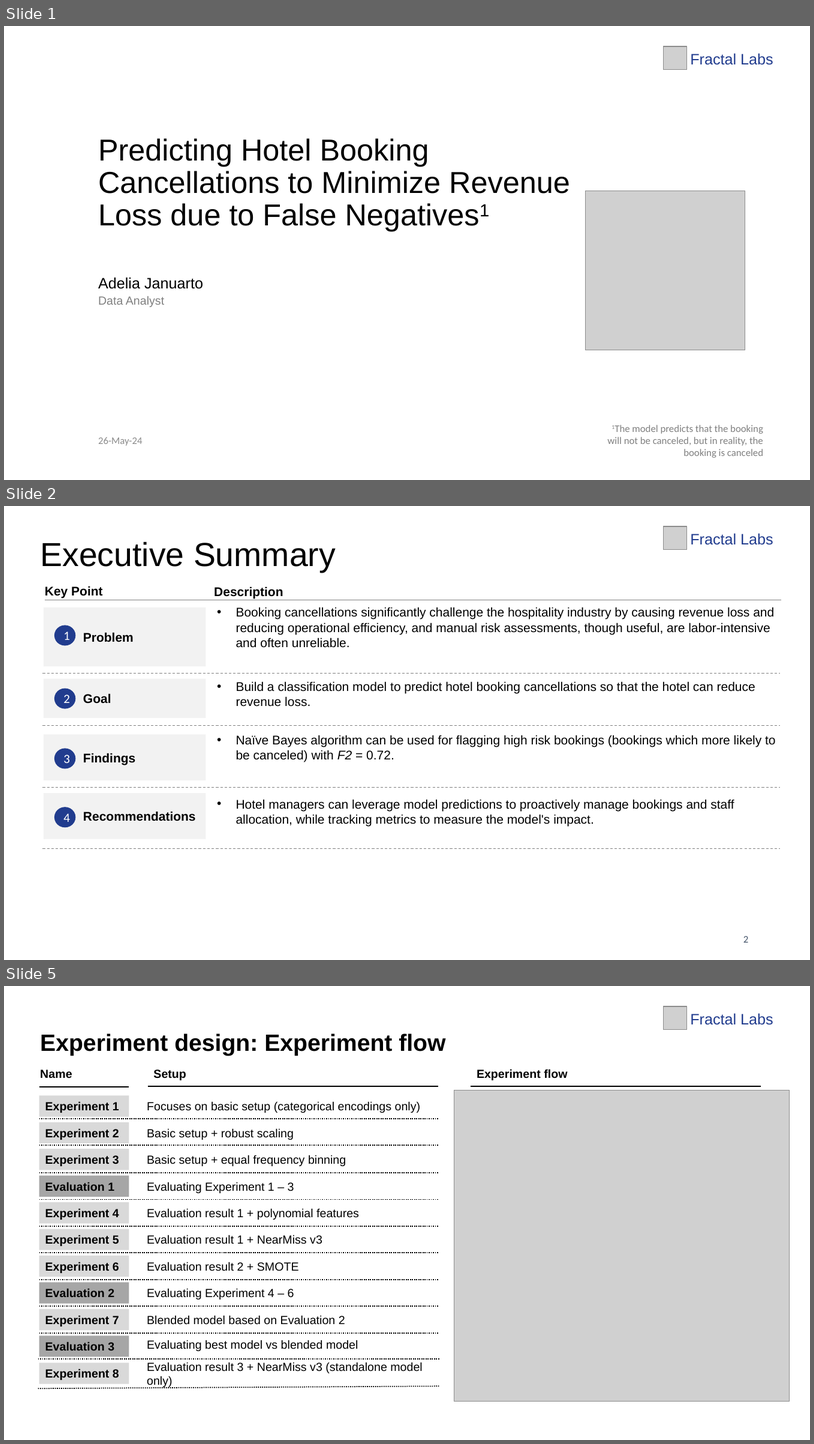
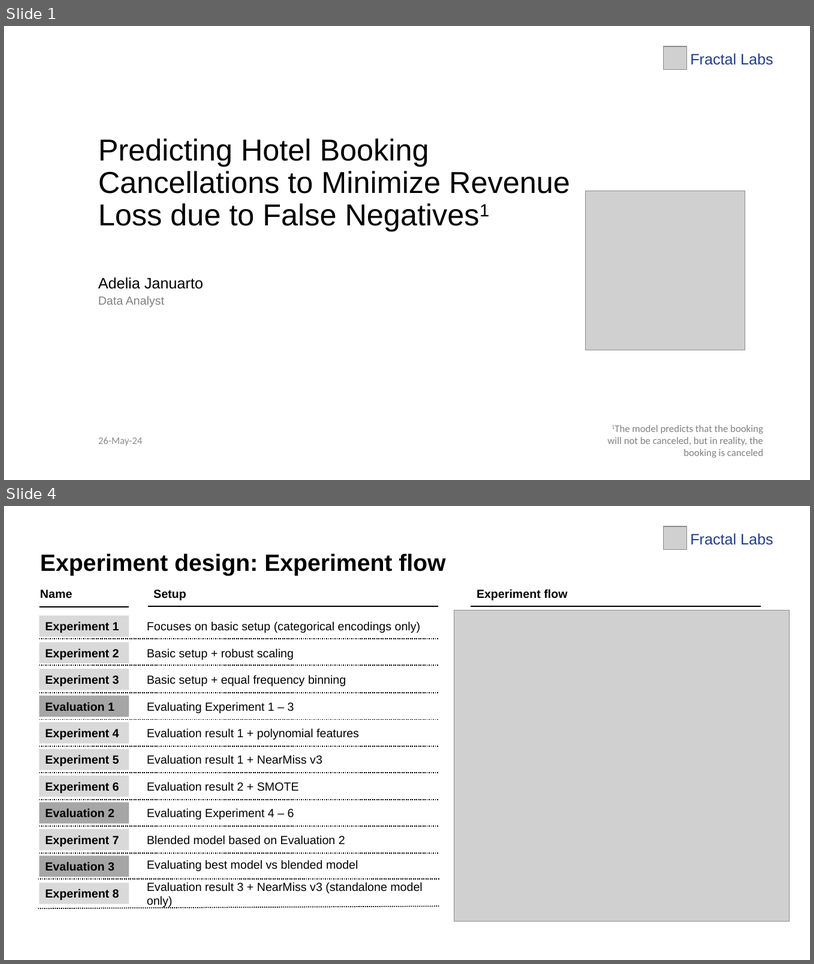
Before and after one commit to LingAdeu/hotel-booking-cancelation-prediction, a slide deck: docs/hotel-cancellation.pptx. Shown one above the other, each under a label of ours: slides 1, 2 and 5 before the commit, slides 1 and 4 after it; the slides between them are not shown. The pictures are 814x1444 and 814x964 pixels, drawn with LibreOffice and Linux fonts; fonts in the diff are those of the drawing; grey boxes stand for pictures. Boxes give left, top, right and bottom in pixels: in the first picture for what was removed or moved away, otherwise in the second. Text is boxed around its words. In the diff, an @@ line names an element or a change of style, - is before the commit and + after.

```diff
--- a/docs/hotel-cancellation.pptx
+++ b/docs/hotel-cancellation.pptx
@@ slide 2 removed at <box>4,506,810,960</box>, background #FFFFFF @@
@@ title removed at <box>40,541,336,572</box> @@
-Executive Summary
@@ picture removed at <box>664,526,687,550</box> @@
@@ text removed at <box>690,533,774,545</box> @@
-Fractal Labs
@@ left right arrow removed at <box>45,583,207,600</box> @@
-Key Point
@@ left right arrow removed at <box>214,583,781,600</box> @@
-Description
@@ rectangle removed at <box>44,607,206,667</box> @@
-Problem
@@ line removed from (45, 600) to (782, 600) @@
@@ text removed at <box>236,607,774,648</box> @@
-• Booking cancellations significantly challenge the hospitality industry by causing revenue loss and reducing operational efficiency, and manual risk assessments, though useful, are labor-intensive and often unreliable.
@@ ellipse removed at <box>55,626,75,645</box> @@
-1
@@ line removed from (43, 673) to (781, 673) @@
@@ rectangle removed at <box>44,678,206,718</box> @@
-Goal
@@ text removed at <box>236,681,756,706</box> @@
-• Build a classification model to predict hotel booking cancellations so that the hotel can reduce revenue loss.
@@ ellipse removed at <box>55,688,75,708</box> @@
-2
@@ line removed from (43, 726) to (781, 726) @@
@@ rectangle removed at <box>44,734,206,780</box> @@
-Findings
@@ text removed at <box>236,735,776,762</box> @@
-• Naïve Bayes algorithm can be used for flagging high risk bookings (bookings which more likely to be canceled) with F2 = 0.72.
@@ ellipse removed at <box>55,748,75,768</box> @@
-3
@@ line removed from (43, 787) to (781, 787) @@
@@ rectangle removed at <box>44,793,206,839</box> @@
-Recommendations
@@ ellipse removed at <box>55,807,75,826</box> @@
-4
@@ text removed at <box>236,799,734,826</box> @@
-• Hotel managers can leverage model predictions to proactively manage bookings and staff allocation, while tracking metrics to measure the model's impact.
@@ line removed from (43, 849) to (781, 849) @@
@@ page number removed at <box>744,936,749,942</box> @@
-2
@@ what was slide 5 is now slide 4 @@
```
Also in this commit, not shown: 7 slides changed, 1 other slide removed, 3 other files.
